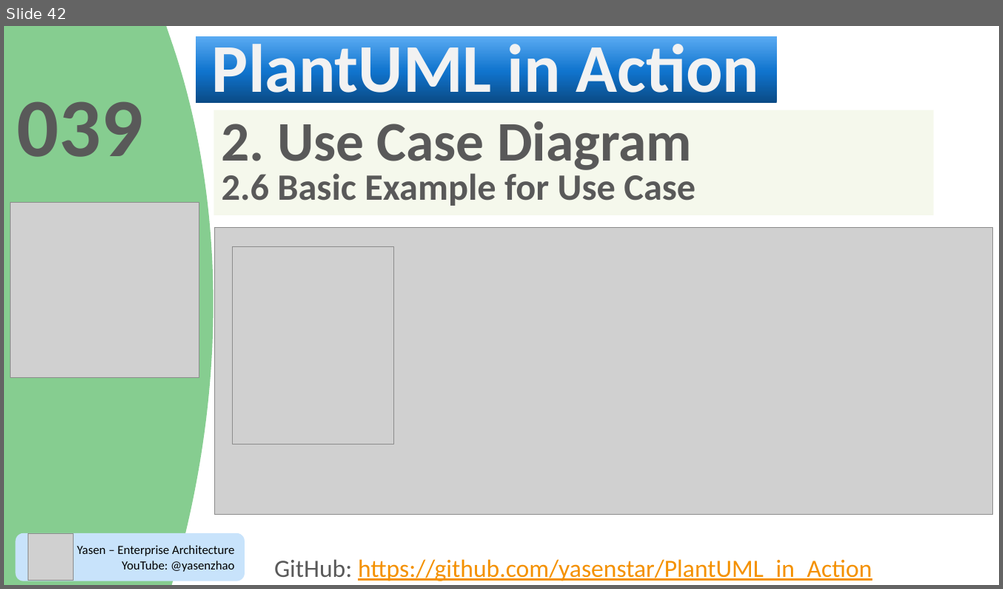
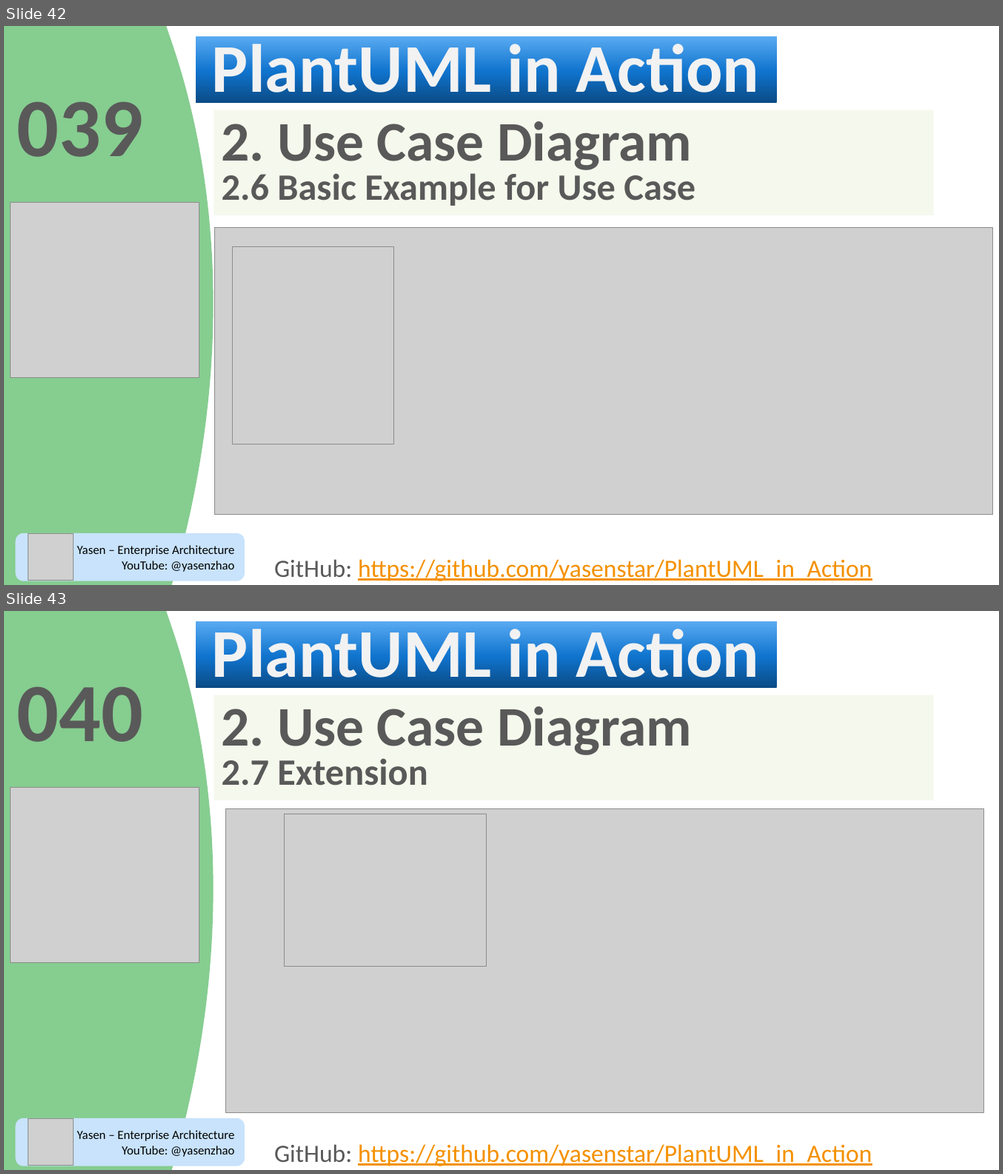
Before and after one commit to yasenstar/PlantUML_in_Action, a slide deck: PlantUML_in_Action.pptx. Shown one above the other, each under a label of ours: slide 42 before the commit, slides 42 and 43 after it. The pictures are 1003x589 and 1003x1174 pixels, drawn with LibreOffice and Linux fonts; fonts in the diff are those of the drawing; grey boxes stand for pictures; background and template pictures are left out; a plain dark background stands for a picture behind light text. Boxes give left, top, right and bottom in pixels: in the first picture for what was removed or moved away, otherwise in the second. Text is boxed around its words. In the diff, an @@ line names an element or a change of style, - is before the commit and + after.

```diff
--- a/PlantUML_in_Action.pptx
+++ b/PlantUML_in_Action.pptx
@@ slide 43 added at (4,611,999,1170), background picture (left out); not listed: 3 template elements that a slide beside it also shows @@
@@ title added at (196,621,777,689), fill gradient #0A4A85 to #1074CE to #59AAF2, 66 pt, text #F2F2F2, bold @@
+PlantUML in Action
@@ text added at (17,686,143,742), 80 pt, text #595959, bold @@
+040
@@ rectangle added at (213,695,933,800), fill #EDF3DB at 50% opacity, 54 pt, text #595959, bold @@
+2. Use Case Diagram
+2.7 Extension
@@ picture added at (10,788,199,963) @@
@@ picture added at (225,809,984,1113) @@
@@ picture added at (284,814,486,966) @@
@@ rounded rectangle added at (15,1119,244,1166), fill #C8E3FB, 12 pt, text #000000 @@
+Yasen – Enterprise Architecture
+YouTube: @yasenzhao
@@ picture added at (28,1119,74,1166) @@
@@ text added at (274,1145,871,1167), 24 pt, text #F49100, underline @@
+GitHub: https://github.com/yasenstar/PlantUML_in_Action
```
Also in this commit, not shown: 2 other files.
